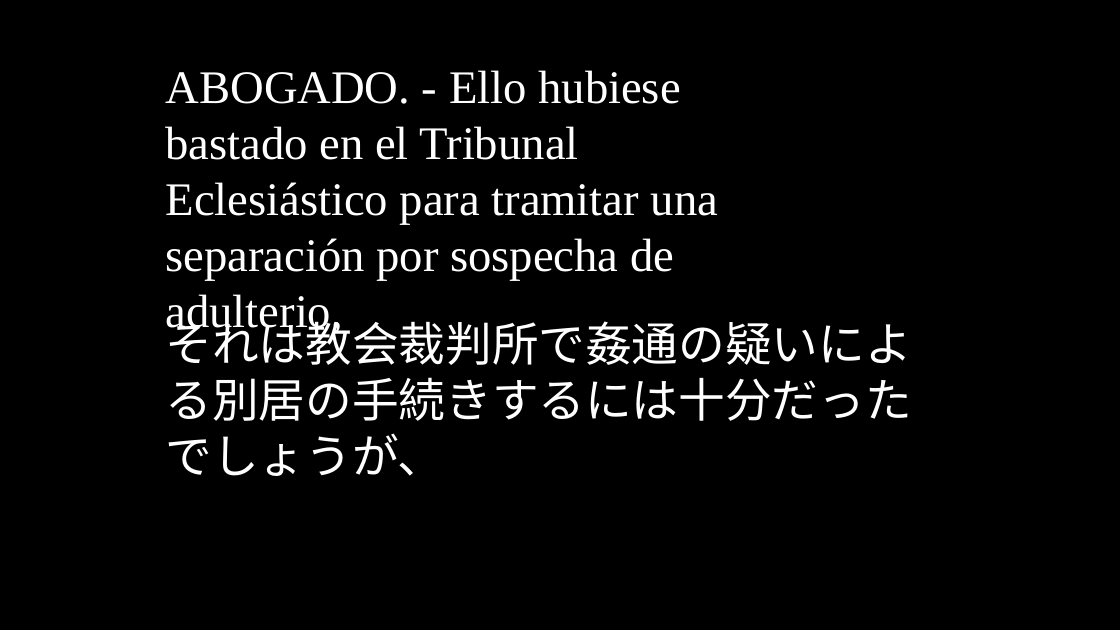
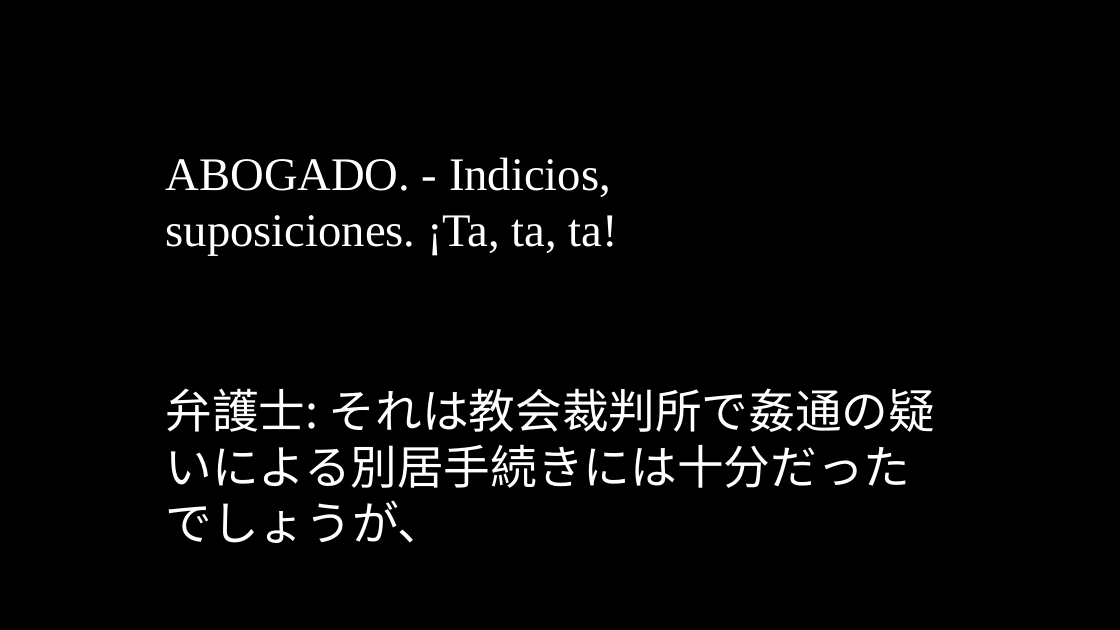
Before and after one commit to oulcggc/lang-drama-caption, a slide deck: slide 90 of complete-cap.pptx (slide 91 before the commit). Drawn at 1120x630 pixels with LibreOffice and Linux fonts; fonts in the diff are those of the drawing. Boxes give left, top, right and bottom in pixels: in the first picture for what was removed or moved away, otherwise in the second. Text is boxed around its words. In the diff, an @@ line names an element or a change of style, - is before the commit and + after.

```diff
--- a/complete-cap.pptx
+++ b/complete-cap.pptx
@@ text removed at [166, 70, 718, 337] @@
-ABOGADO. - Ello hubiese bastado en el Tribunal Eclesiástico para tramitar una separación por sospecha de adulterio,
@@ text added at [166, 157, 618, 256], 40 pt, text #FFFFFF @@
+ABOGADO. - Indicios, suposiciones. ¡Ta, ta, ta!
@@ text at [166, 388, 935, 543]: text changed @@
-それは教会裁判所で姦通の疑いによる別居の手続きするには十分だったでしょうが、
+弁護士: それは教会裁判所で姦通の疑いによる別居手続きには十分だったでしょうが、
```
Also in this commit, not shown: 97 other slides changed, 60 slides added, 60 slides removed, 1 other file.
